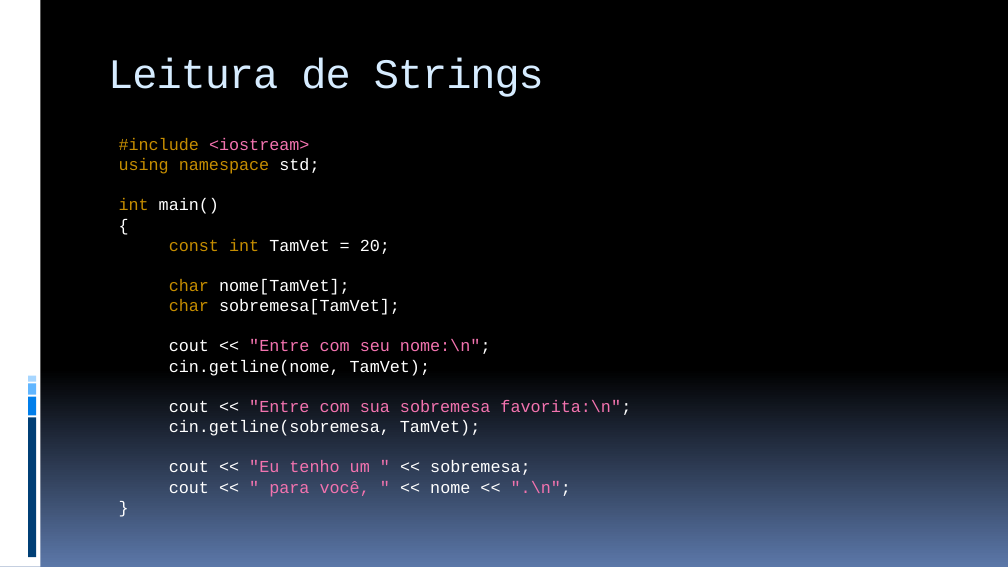
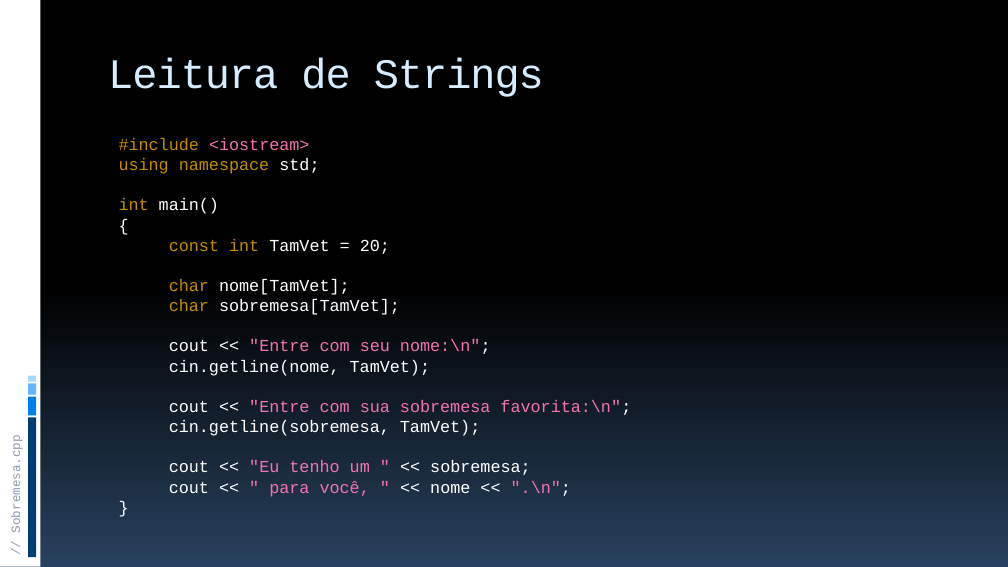
Before and after one commit to JudsonSS/ProgComp, a slide deck: slide 15 of Slides/11. Strings.pptx. Drawn at 1008x567 pixels with LibreOffice and Linux fonts; fonts in the diff are those of the drawing. Boxes give left, top, right and bottom in pixels: in the first picture for what was removed or moved away, otherwise in the second. Text is boxed around its words. In the diff, an @@ line names an element or a change of style, - is before the commit and + after.

```diff
--- a/Slides/11. Strings.pptx
+++ b/Slides/11. Strings.pptx
@@ background gradient #000000 to #5B77A8 to gradient #000000 to #28415E @@
@@ text added at bbox=[10, 444, 24, 530], 12 pt, text #8E9BB0 @@
+// Sobremesa.cpp
```
Also in this commit, not shown: 36 other slides changed, 8 other files.
